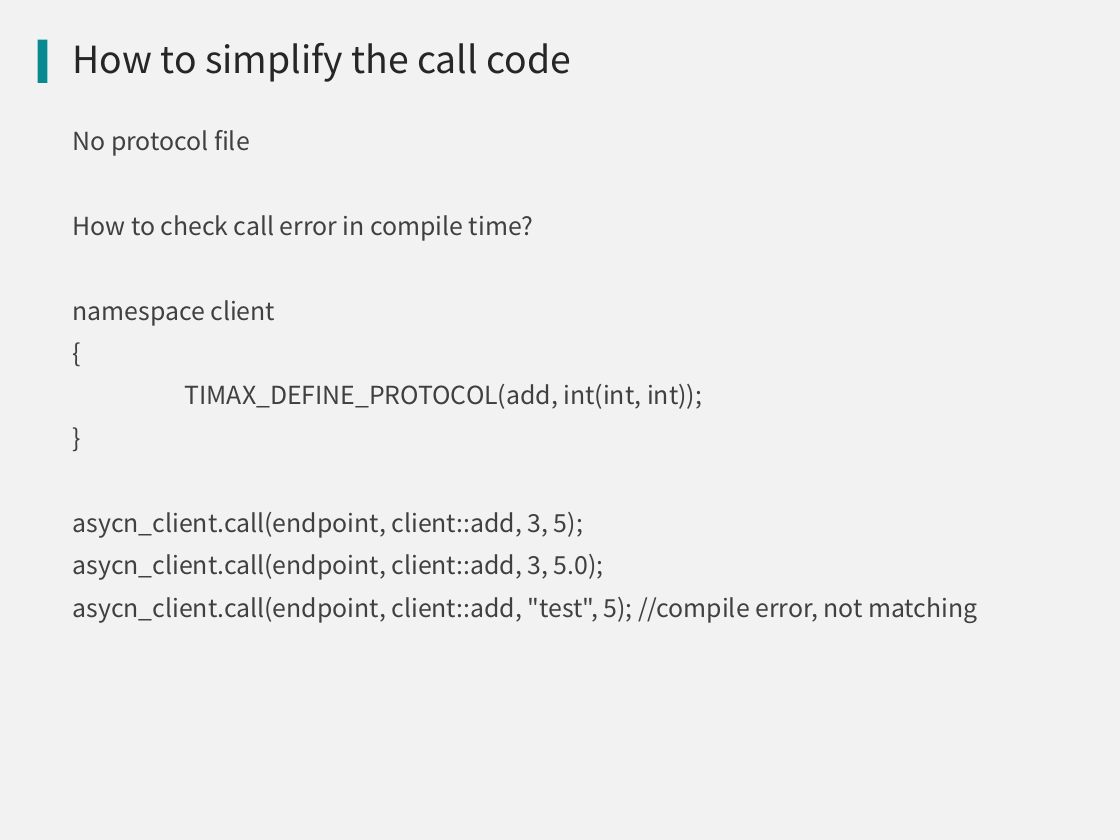
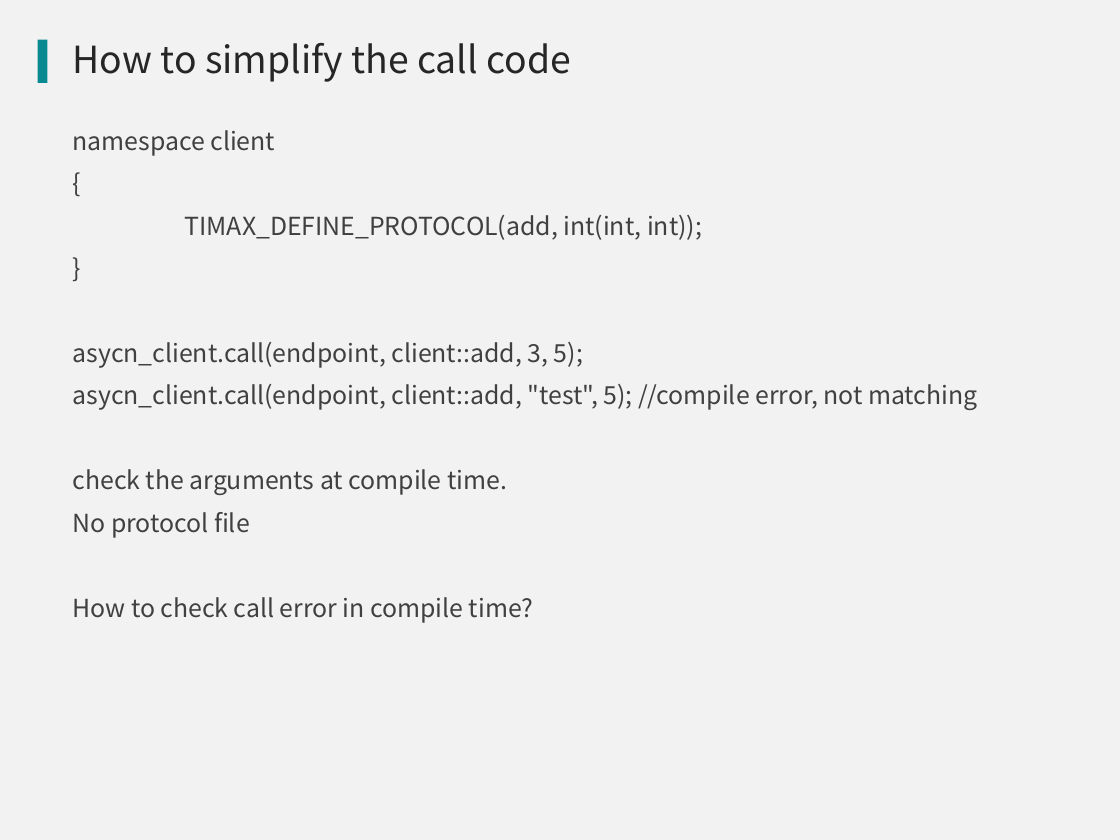
Before and after one commit to qicosmos/cppnow2017-ppt, a slide deck: slide 28 of An easy to use RPC framework implemented by c++11 and c++14.pptx. Drawn at 1120x840 pixels with LibreOffice and Linux fonts; fonts in the diff are those of the drawing; background and template pictures are left out. Boxes give left, top, right and bottom in pixels: in the first picture for what was removed or moved away, otherwise in the second. Text is boxed around its words. In the diff, an @@ line names an element or a change of style, - is before the commit and + after.

```diff
--- a/An easy to use RPC framework implemented by c++11 and c++14.pptx
+++ b/An easy to use RPC framework implemented by c++11 and c++14.pptx
@@ text at (73,130,534,241): paragraphs removed @@
-No protocol file
-How to check call error in compile time?
@@ text at (73,469,534,623): paragraphs added @@
+check the arguments at compile time.
+No protocol file
+How to check call error in compile time?
@@ text at (73,554,604,580): paragraph removed @@
-asycn_client.call(endpoint, client::add, 3, 5.0);
```
Also in this commit, not shown: 4 other slides changed, 3 slides added.
